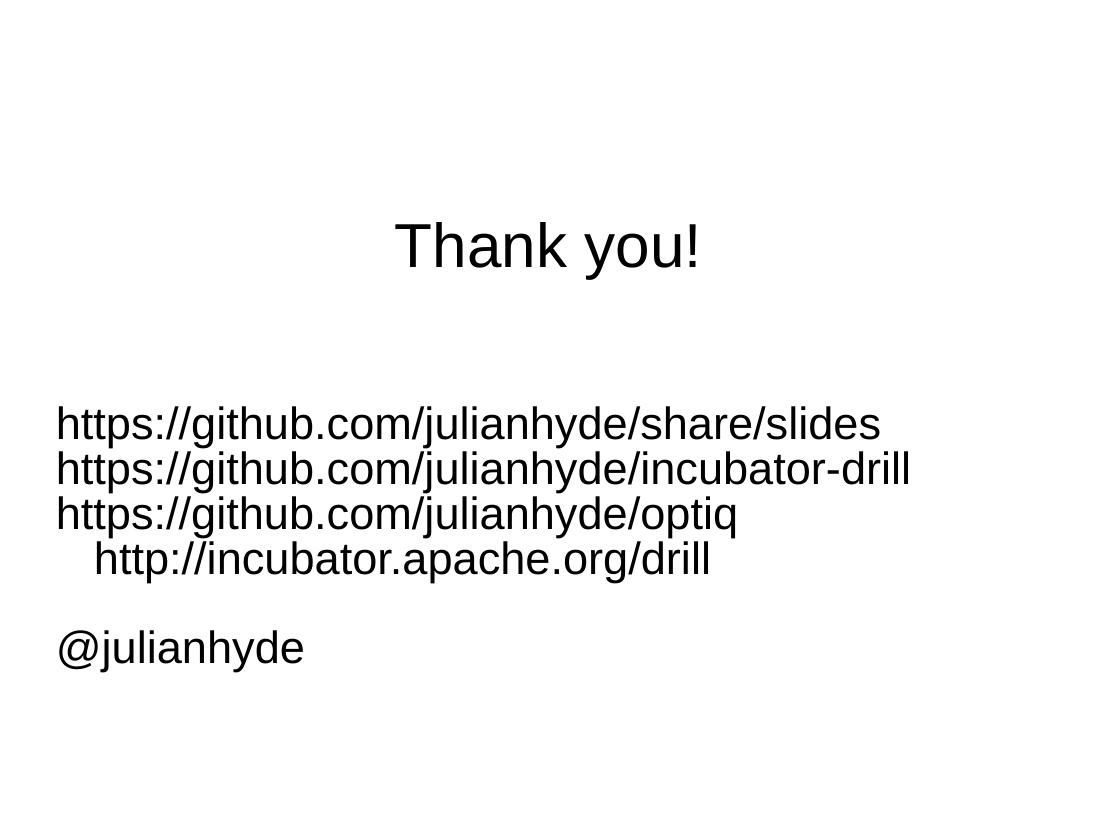
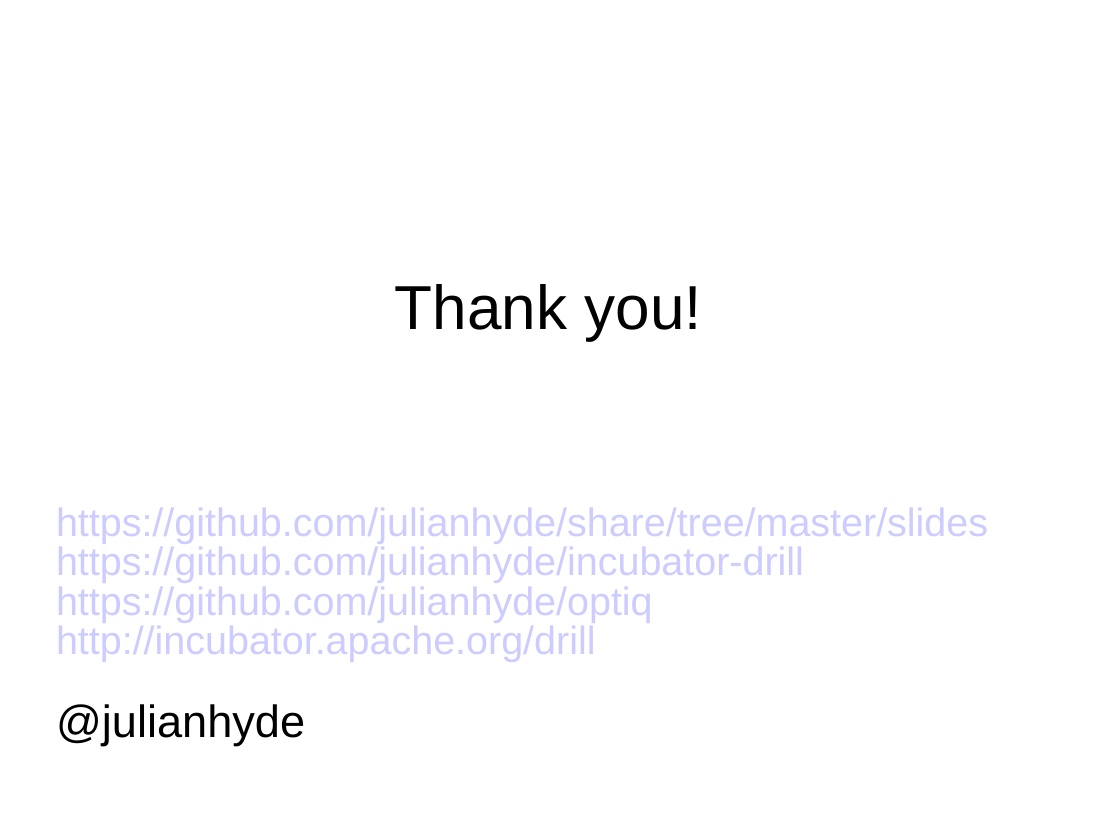
Before and after one commit to julianhyde/share, a slide deck: slide 25 of slides/optiq-drill-user-group-2013.ppt. Drawn at 1120x840 pixels with LibreOffice and Linux fonts; fonts in the diff are those of the drawing. Boxes give left, top, right and bottom in pixels: in the first picture for what was removed or moved away, otherwise in the second. Text is boxed around its words. In the diff, an @@ line names an element or a change of style, - is before the commit and + after.

```diff
--- a/slides/optiq-drill-user-group-2013.ppt
+++ b/slides/optiq-drill-user-group-2013.ppt
@@ subtitle "Thank you!": place and size @@
-subtitle "Thank you!" at bbox=[56, 222, 911, 672]
+subtitle "Thank you!" at bbox=[56, 284, 988, 746]
@@ subtitle at bbox=[56, 284, 804, 746]: size 32 to 28 pt, text colour #000000 to #CCCCFF in "https://github.com/julianhyde/incubator-drill"; indent changed @@
@@ subtitle at bbox=[56, 508, 988, 544]: text changed; size 32 to 28 pt; text colour #000000 to #CCCCFF @@
-https://github.com/julianhyde/share/slides
+https://github.com/julianhyde/share/tree/master/slides
@@ subtitle at bbox=[56, 587, 653, 662]: text changed; size 32 to 28 pt; text colour #000000 to #CCCCFF @@
-https://github.com/julianhyde/optiq
-http://incubator.apache.org/drill
+https://github.com/julianhyde/optiq
+http://incubator.apache.org/drill
```
Also in this commit, not shown: 16 other slides changed, 1 other file.
